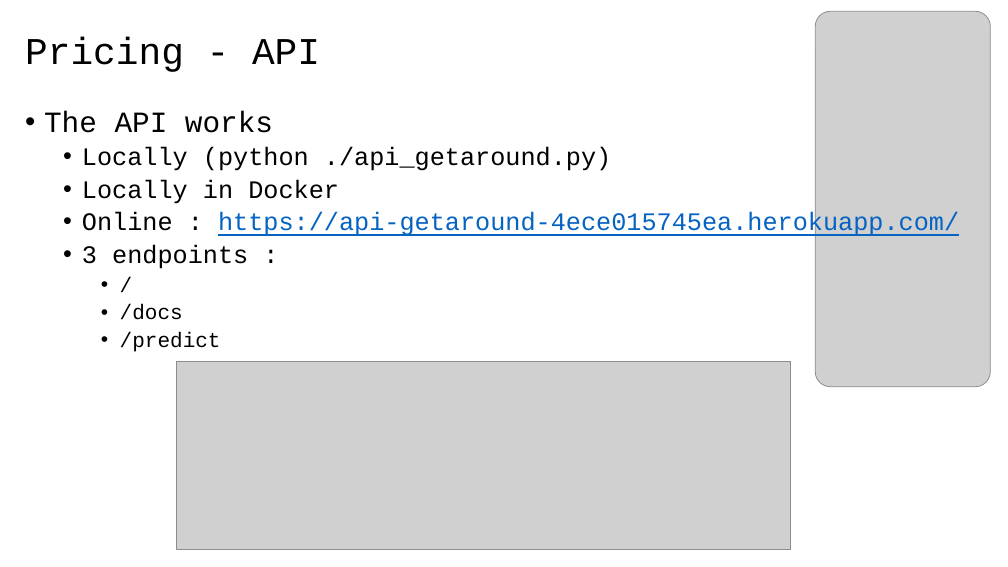
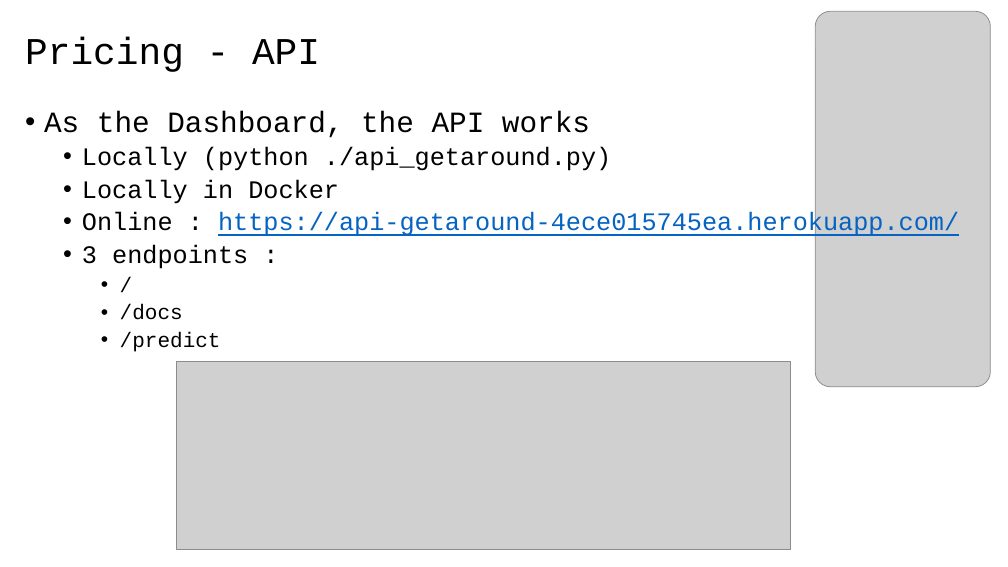
Before and after one commit to 40tude/02_Data-Science_Fullstack_march_2024, a slide deck: slide 7 of 08_deployment/99_Project_getaround/01_getaround_project.pptx. Drawn at 1008x567 pixels with LibreOffice and Linux fonts; fonts in the diff are those of the drawing; grey boxes stand for pictures. Boxes give left, top, right and bottom in pixels: in the first picture for what was removed or moved away, otherwise in the second. Text is boxed around its words. In the diff, an @@ line names an element or a change of style, - is before the commit and + after.

```diff
--- a/08_deployment/99_Project_getaround/01_getaround_project.pptx
+++ b/08_deployment/99_Project_getaround/01_getaround_project.pptx
@@ text at (44,111,590,138): text changed @@
-• The API works
+• As the Dashboard, the API works
```
Also in this commit, not shown: 3 other slides changed.
